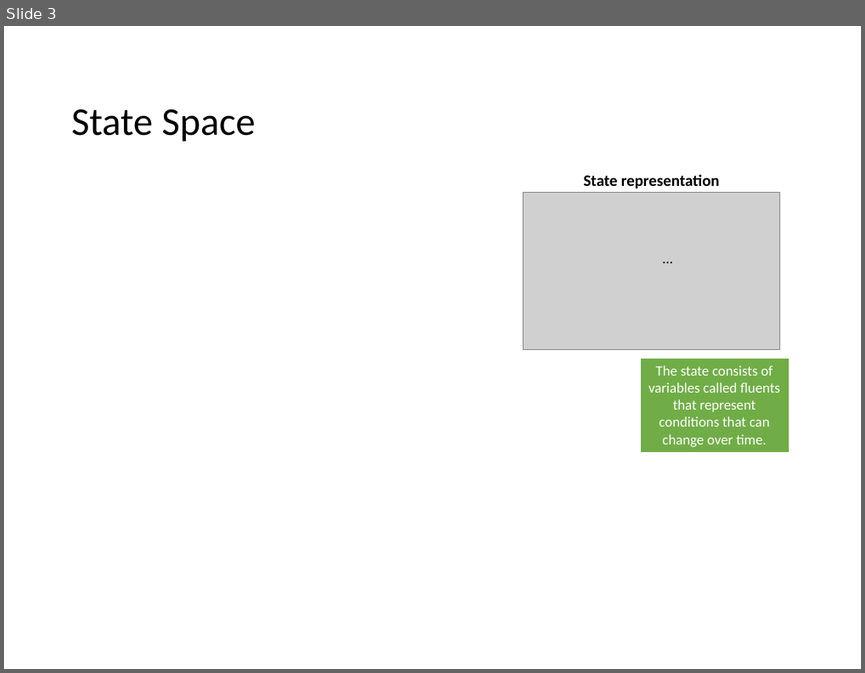
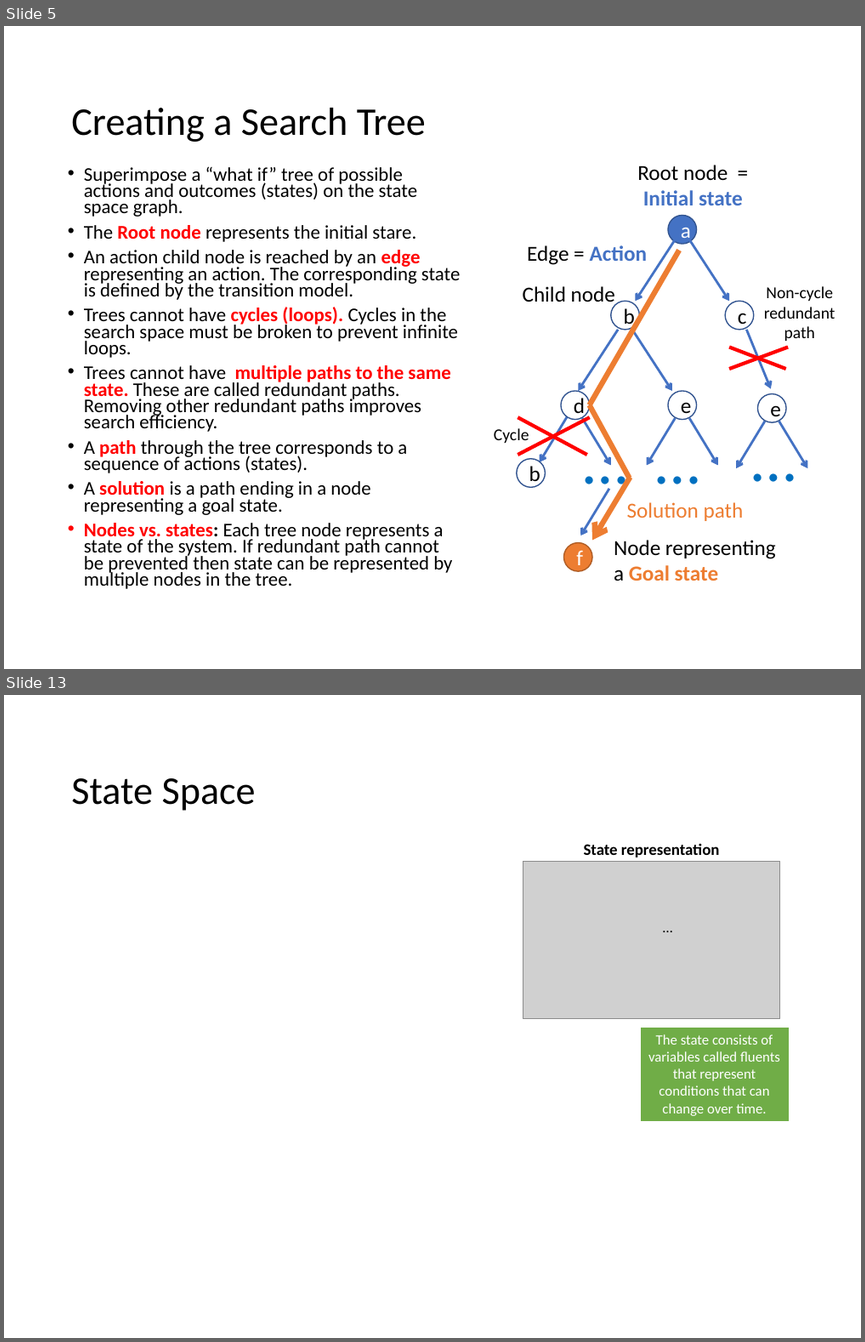
Before and after one commit to mhahsler/CS7320-AI, a slide deck: slides/03_search_discussion.pptx. Shown one above the other, each under a label of ours: slide 3 before the commit, slides 5 and 13 after it; the slides between them are not shown. The pictures are 865x673 and 865x1342 pixels, drawn with LibreOffice and Linux fonts; fonts in the diff are those of the drawing; grey boxes stand for pictures. Boxes give left, top, right and bottom in pixels: in the first picture for what was removed or moved away, otherwise in the second. Text is boxed around its words. In the diff, an @@ line names an element or a change of style, - is before the commit and + after.

```diff
--- a/slides/03_search_discussion.pptx
+++ b/slides/03_search_discussion.pptx
@@ slide 5 added at (4,26,861,669), background #FFFFFF @@
@@ title added at (71,108,426,142), 33 pt, text #000000 @@
+Creating a Search Tree
@@ text added at (84,166,460,589), 16.3 pt, text #000000 @@
+• Superimpose a “what if” tree of possible actions and outcomes (states) on the state space graph.
+• The Root node represents the initial stare.
+• An action child node is reached by an edge representing an action. The corresponding state is defined by the transition model.
+• Trees cannot have cycles (loops). Cycles in the search space must be broken to prevent infinite loops.
+• Trees cannot have multiple paths to the same state. These are called redundant paths. Removing other redundant paths improves search efficiency.
+• A path through the tree corresponds to a sequence of actions (states).
+• A solution is a path ending in a node representing a goal state.
+• Nodes vs. states: Each tree node represents a state of the system. If redundant path cannot be prevented then state can be represented by multiple nodes in the tree.
@@ text added at (764,286,835,340), 14 pt, text #000000 @@
+Non-cycle redundant
+path
@@ line added from (729, 347) to (785, 369), #FF0000 3 pt @@
@@ line added from (788, 347) to (729, 369), #FF0000 3 pt @@
@@ group added at (589,250,744,540): 2 lines, 1 text, 1 arrow @@
+Solution path
@@ group added at (522,165,776,581): 10 arrows, 6 texts, 6 ellipses @@
+…
+…
+a
+f
+Root node = Initial state
+Child node
+Edge = Action
+Node representing
+a Goal state
+b
+d
+c
+e
@@ ellipse added at (757,393,785,422), fill #FFFFFF, outline #325491 1 pt, 18 pt, text #000000 @@
+e
@@ text added at (494,428,529,442), 14 pt, text #000000 @@
+Cycle
@@ line added from (518, 418) to (586, 454), #FF0000 3 pt @@
@@ line added from (589, 418) to (518, 454), #FF0000 3 pt @@
@@ arrow added from (765, 421) to (736, 468), #4472C4 2 pt @@
@@ text added at (744,413,806,499), 54 pt, text #0070C0 @@
+…
@@ arrow added from (778, 421) to (808, 468), #4472C4 2 pt @@
@@ ellipse added at (517,459,545,487), fill #FFFFFF, outline #325491 1 pt, 18 pt, text #000000 @@
+b
@@ what was slide 3 is now slide 13 @@
```
Also in this commit, not shown: 1 slide changed, 18 other slides added, 1 slide removed, 7 other files.
